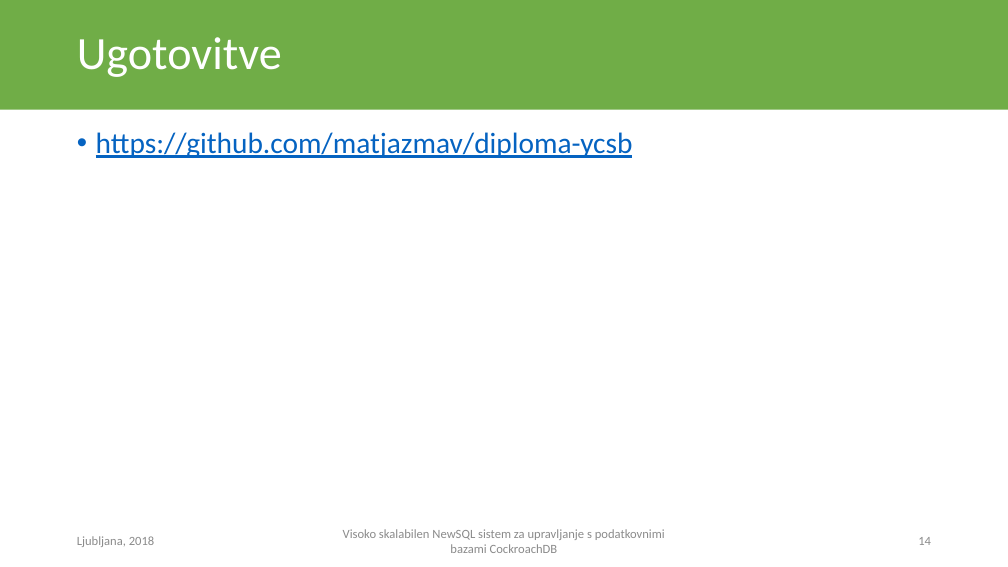
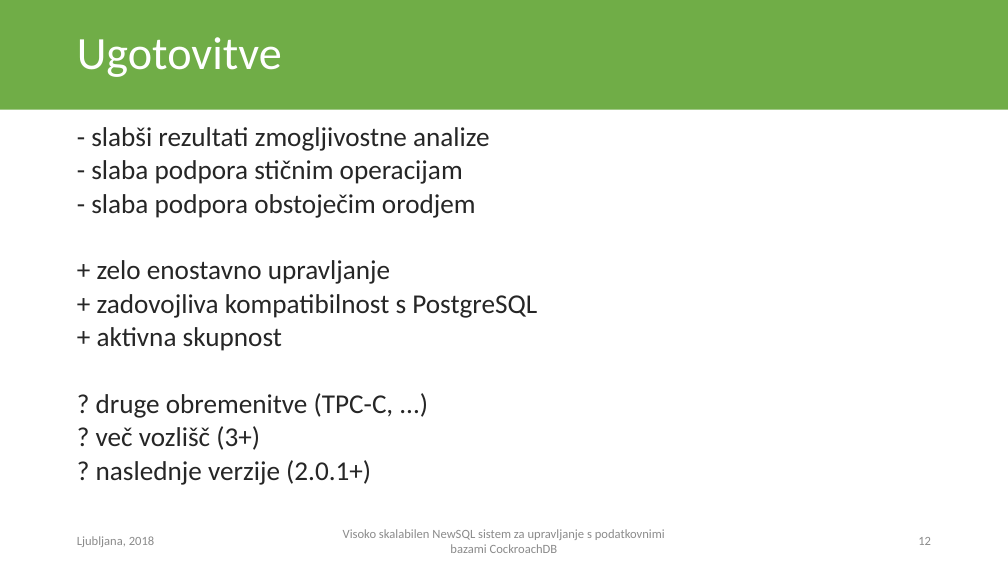
Before and after one commit to arruw/diploma-latex, a slide deck: slide 12 of resources/presentation.pptx (slide 14 before the commit). Drawn at 1008x567 pixels with LibreOffice and Linux fonts; fonts in the diff are those of the drawing. Boxes give left, top, right and bottom in pixels: in the first picture for what was removed or moved away, otherwise in the second. Text is boxed around its words. In the diff, an @@ line names an element or a change of style, - is before the commit and + after.

```diff
--- a/resources/presentation.pptx
+++ b/resources/presentation.pptx
@@ text at (91, 127, 537, 485): text changed; size 28 to 25.9 pt; text colour #0563C1 to #262626 @@
-• https://github.com/matjazmav/diploma-ycsb
+- slabši rezultati zmogljivostne analize
+- slaba podpora stičnim operacijam
+- slaba podpora obstoječim orodjem
++ zelo enostavno upravljanje
++ zadovojliva kompatibilnost s PostgreSQL
++ aktivna skupnost
+? druge obremenitve (TPC-C, ...)
+? več vozlišč (3+)
+? naslednje verzije (2.0.1+)
@@ page number at (918, 537, 931, 545): text changed @@
-14
+12
```
Also in this commit, not shown: 7 other slides changed, 1 slide added, 2 slides removed, 8 other files.
